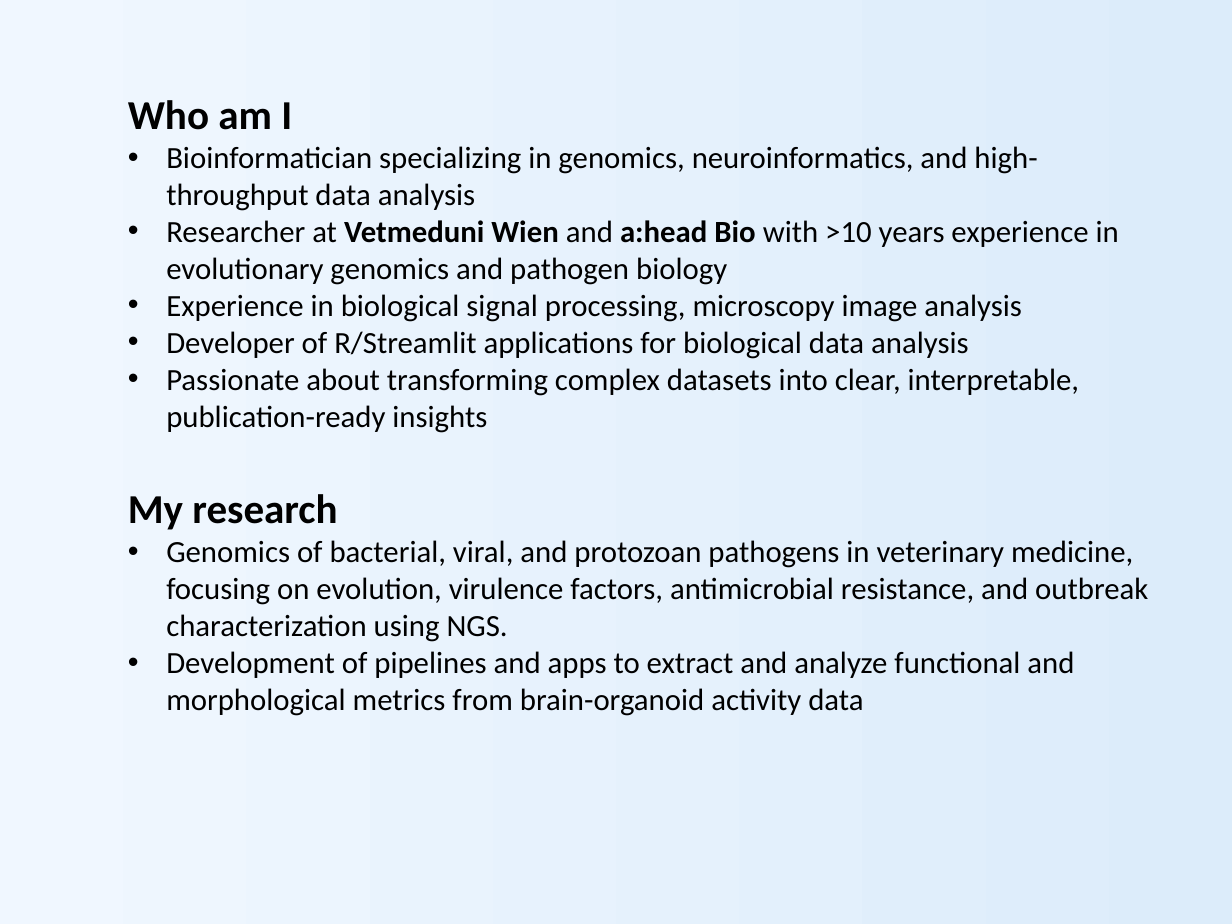
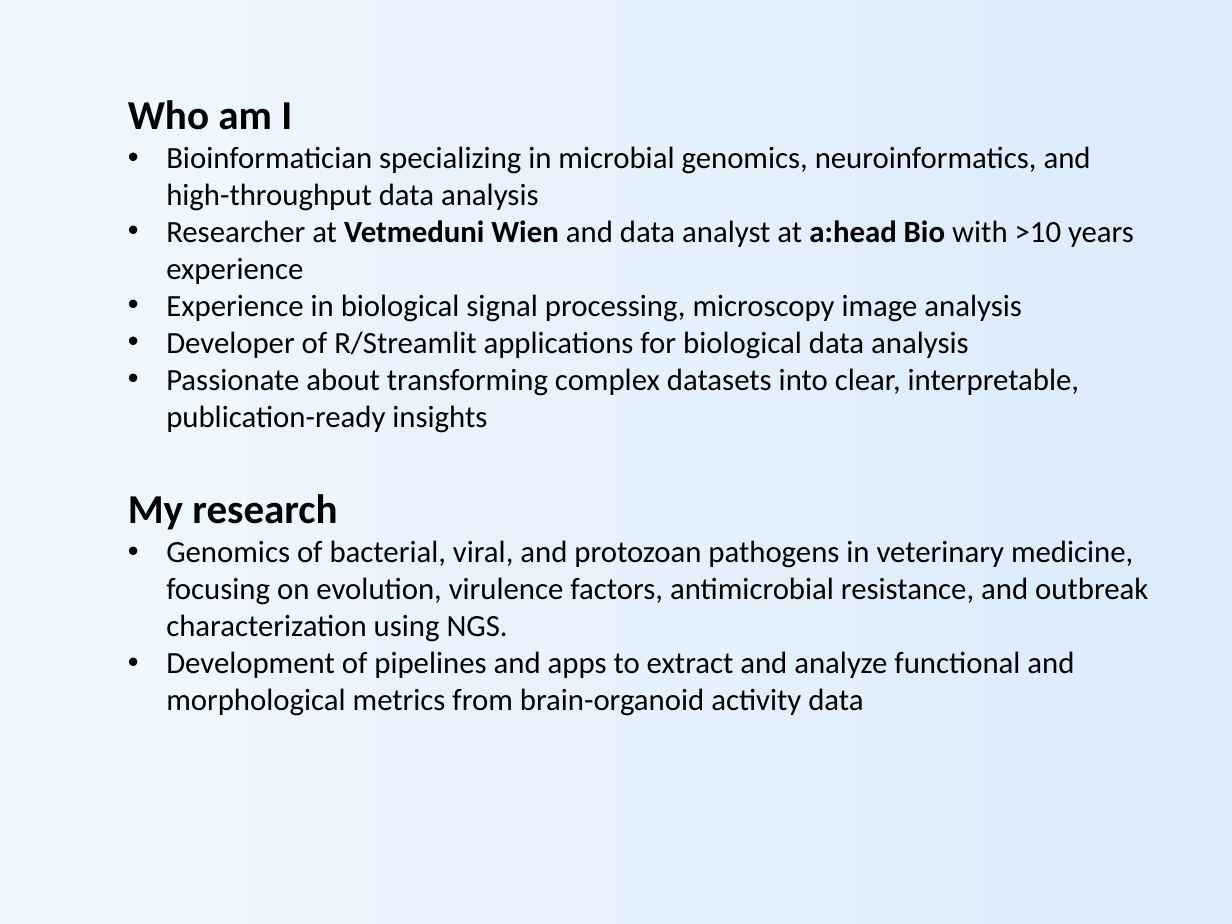
Before and after one commit to nicola-palmieri/TableAnalyzer, a slide deck: slide 2 of presentations/Table_Analyzer_Overview.pptx. Drawn at 1232x924 pixels with LibreOffice and Linux fonts; fonts in the diff are those of the drawing. Boxes give left, top, right and bottom in pixels: in the first picture for what was removed or moved away, otherwise in the second. Text is boxed around its words. In the diff, an @@ line names an element or a change of style, - is before the commit and + after.

```diff
--- a/presentations/Table_Analyzer_Overview.pptx
+++ b/presentations/Table_Analyzer_Overview.pptx
@@ text at bbox=[166, 146, 1134, 284]: text changed @@
-• Bioinformatician specializing in genomics, neuroinformatics, and high-throughput data analysis
-• Researcher at Vetmeduni Wien and a:head Bio with >10 years experience in evolutionary genomics and pathogen biology
+• Bioinformatician specializing in microbial genomics, neuroinformatics, and high-throughput data analysis
+• Researcher at Vetmeduni Wien and data analyst at a:head Bio with >10 years experience
```
Also in this commit, not shown: 1 other slide changed, 4 slides added, 6 other files.
